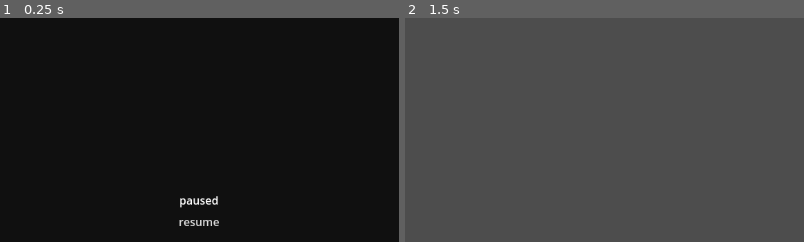
Above: before the commit, frames 1-2 (left to right).
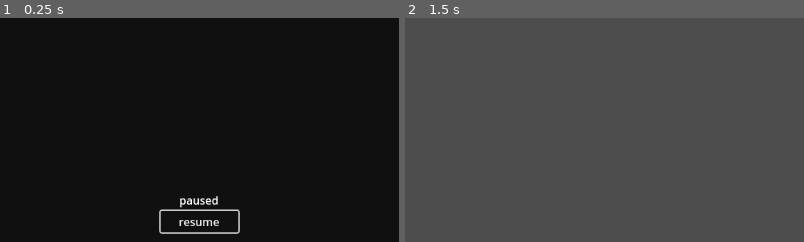
Above: after the commit, the same moments.

Repository: PillarQuestionMark/PillarQuestionMarkGame
Game: Godot game, scene res://Scenes/screens/pause_screen/pause_screen.tscn
The game is run twice, just before and just after one commit, with the same random seed, the same clock (stepped at 60 frames per second) and the same inputs. This scene is started directly instead of the project's main scene. Sound files missing from this copy of the repository are replaced by a short silence.
Inputs (mouse positions are % of the whole screen's width and height, from its top left):
- Up to frame 1 (0.25 s): no input
- Up to frame 2 (1.5 s): click "resume" at 0.5 s; tap Enter (ui_accept) at 1.25 s; move the mouse to (72, 45) at 1.27 s; hold D (move_right) from 1.28 s (still down); tap Tab (dash) at 1.35 s; click (72, 45) at 1.42 s
The pictures show only the part of the screen within x 25-75%, y 1-51%; the shares and areas given below are measured in that part.

The runs differ from the first frame. In frame 1, 0.5% of the frame differs, in the area x 39-61%, y 85-97%; in frame 2, nothing differs.

Commit message:
Added pause focus
Added pause focus and removed looping focus because it didn't feel great.

Diff:
--- a/Scenes/file_select.tscn
+++ b/Scenes/file_select.tscn
@@ -40,7 +40,6 @@
 [node name="File1" type="Button" parent="PanelContainer/MarginContainer/FileContainer"]
 layout_mode = 2
 size_flags_vertical = 3
-focus_neighbor_top = NodePath("../File3")
 focus_neighbor_right = NodePath("../../../../Delete1")
 focus_neighbor_bottom = NodePath("../File2")
 theme_override_font_sizes/font_size = 42
@@ -79,7 +78,6 @@
 [node name="File2" type="Button" parent="PanelContainer/MarginContainer/FileContainer"]
 layout_mode = 2
 size_flags_vertical = 3
-focus_neighbor_left = NodePath("../../../../Delete2")
 focus_neighbor_top = NodePath("../File1")
 focus_neighbor_right = NodePath("../../../../Delete2")
 focus_neighbor_bottom = NodePath("../File3")
@@ -119,10 +117,8 @@
 [node name="File3" type="Button" parent="PanelContainer/MarginContainer/FileContainer"]
 layout_mode = 2
 size_flags_vertical = 3
-focus_neighbor_left = NodePath("../../../../Delete3")
 focus_neighbor_top = NodePath("../File2")
 focus_neighbor_right = NodePath("../../../../Delete3")
-focus_neighbor_bottom = NodePath("../File1")
 theme_override_font_sizes/font_size = 42
 text = "File 3
 
@@ -167,8 +163,6 @@
 scale = Vector2(1, 1.07447)
 size_flags_vertical = 3
 focus_neighbor_left = NodePath("../PanelContainer/MarginContainer/FileContainer/File1")
-focus_neighbor_top = NodePath("../Delete3")
-focus_neighbor_right = NodePath("../PanelContainer/MarginContainer/FileContainer/File1")
 focus_neighbor_bottom = NodePath("../Delete2")
 theme_override_font_sizes/font_size = 42
 text = "Delete
@@ -191,7 +185,6 @@
 size_flags_vertical = 3
 focus_neighbor_left = NodePath("../PanelContainer/MarginContainer/FileContainer/File2")
 focus_neighbor_top = NodePath("../Delete1")
-focus_neighbor_right = NodePath("../PanelContainer/MarginContainer/FileContainer/File2")
 focus_neighbor_bottom = NodePath("../Delete3")
 theme_override_font_sizes/font_size = 42
 text = "Delete
@@ -210,8 +203,6 @@
 size_flags_vertical = 3
 focus_neighbor_left = NodePath("../PanelContainer/MarginContainer/FileContainer/File3")
 focus_neighbor_top = NodePath("../Delete2")
-focus_neighbor_right = NodePath("../PanelContainer/MarginContainer/FileContainer/File3")
-focus_neighbor_bottom = NodePath("../Delete1")
 theme_override_font_sizes/font_size = 42
 text = "Delete
 
--- a/Scenes/main_menu.tscn
+++ b/Scenes/main_menu.tscn
@@ -239,10 +239,7 @@
 
 [node name="StartButton" type="Button" parent="CanvasLayer/PanelContainer/MarginContainer/VBoxContainer"]
 layout_mode = 2
-focus_neighbor_top = NodePath("../QuitButton")
 focus_neighbor_bottom = NodePath("../OptionsButton")
-focus_next = NodePath("../OptionsButton")
-focus_previous = NodePath("../QuitButton")
 theme_override_font_sizes/font_size = 42
 text = "Start"
 
@@ -250,17 +247,12 @@
 layout_mode = 2
 focus_neighbor_top = NodePath("../StartButton")
 focus_neighbor_bottom = NodePath("../QuitButton")
-focus_next = NodePath("../QuitButton")
-focus_previous = NodePath("../StartButton")
 theme_override_font_sizes/font_size = 42
 text = "Options"
 
 [node name="QuitButton" type="Button" parent="CanvasLayer/PanelContainer/MarginContainer/VBoxContainer"]
 layout_mode = 2
 focus_neighbor_top = NodePath("../OptionsButton")
-focus_neighbor_bottom = NodePath("../StartButton")
-focus_next = NodePath("../StartButton")
-focus_previous = NodePath("../OptionsButton")
 theme_override_font_sizes/font_size = 42
 text = "Quit"
 
--- a/Scenes/screens/pause_screen/pause_screen.gd
+++ b/Scenes/screens/pause_screen/pause_screen.gd
@@ -28,3 +28,6 @@
 	PlayerData.save_data()
 	get_tree().change_scene_to_file("res://Scenes/main_menu.tscn")
 	_exit_menu()
+
+func _set_focus() -> void:
+	%Resume.grab_focus()
--- a/Scenes/screens/pause_screen/pause_screen.tscn
+++ b/Scenes/screens/pause_screen/pause_screen.tscn
@@ -29,6 +29,7 @@
 horizontal_alignment = 1
 
 [node name="Resume" type="Button" parent="PanelContainer/CenterContainer/VBoxContainer"]
+unique_name_in_owner = true
 layout_mode = 2
 text = "resume"
 flat = true
@@ -44,6 +45,9 @@
 flat = true
 
 [connection signal="tree_entered" from="." to="." method="_on_tree_entered"]
+[connection signal="mouse_entered" from="PanelContainer/CenterContainer/VBoxContainer/Resume" to="." method="on_hovered_button" binds= ["Resume"]]
 [connection signal="pressed" from="PanelContainer/CenterContainer/VBoxContainer/Resume" to="." method="_on_resume_pressed"]
+[connection signal="mouse_entered" from="PanelContainer/CenterContainer/VBoxContainer/Options" to="." method="on_hovered_button" binds= ["Options"]]
 [connection signal="pressed" from="PanelContainer/CenterContainer/VBoxContainer/Options" to="." method="_on_options_pressed"]
+[connection signal="mouse_entered" from="PanelContainer/CenterContainer/VBoxContainer/Quit" to="." method="on_hovered_button" binds= ["Quit"]]
 [connection signal="pressed" from="PanelContainer/CenterContainer/VBoxContainer/Quit" to="." method="_on_quit_pressed"]
